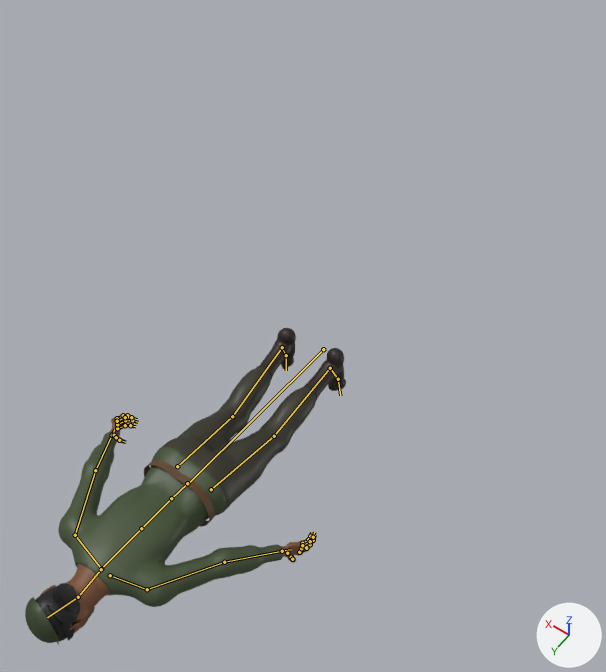
Renders of the glTF model assets/models/creatures/arms_dealer.glb from each side of a commit.
Before and after are seen from a 50 mm camera at (-1.31, 2.0, 3.24) aimed at (-0.02, 0.19, 0.39). Every picture has the same lights, and +X, +Y and +Z are marked at lower right. The older version comes first. Both versions are drawn at frame 19 of the action 'death'; the numbers are the values there. The bones that bend it are drawn over the model as lines.

The first picture shows 'arms_dealer'.
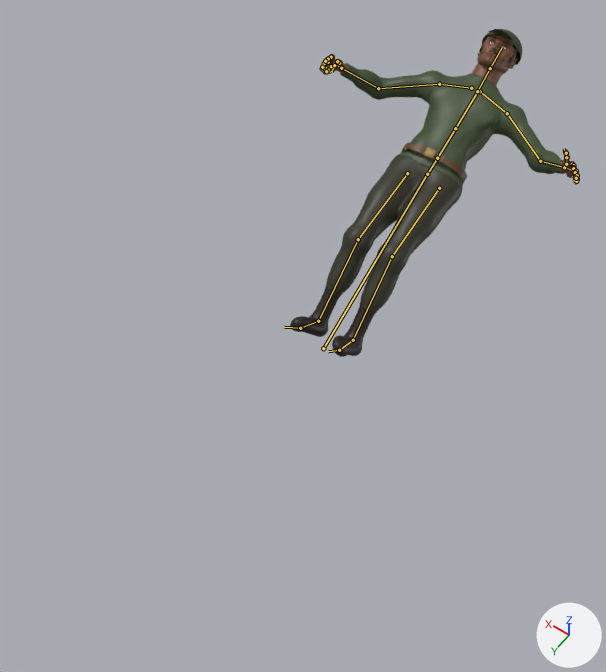
What the commit changed:
Bone 'root' (bone_root) moves from (0.0, 0.07, 0.0) to (0.0, 0.079, 0.0).
Bone 'root' (bone_root) turns from (82, 0, 0) to (-62, 0, 0) degrees about its own x, y and z.
Bone 'spine' (bone_spine) turns from (4, 0, 0) to (2, 0, 0) degrees about its own x, y and z.
Bone 'chest' (bone_chest) turns from (0, 0, 0) to (0, 4, 0) degrees about its own x, y and z.
Bone 'upper_arm.L' (bone_upper_arm_l) turns from (3, -2, -10) to (4, -6, 19) degrees about its own x, y and z.
Bone 'forearm.L' (bone_forearm_l) turns from (12, 0, 0) to (45, 0, 0) degrees about its own x, y and z.
Bone 'upper_arm.R' (bone_upper_arm_r) turns from (3, 2, 10) to (4, 6, -19) degrees about its own x, y and z.
Bone 'forearm.R' (bone_forearm_r) turns from (12, 0, 0) to (45, 0, 0) degrees about its own x, y and z.
Bone 'index.01.R' (bone_index_01_r) turns from (0, 0, 34) to (0, 0, 62) degrees about its own x, y and z.
Bone 'index.02.R' (bone_index_02_r) turns from (0, 0, 45) to (0, 0, 81) degrees about its own x, y and z.
Bone 'index.03.R' (bone_index_03_r) turns from (0, 0, 26) to (0, 0, 47) degrees about its own x, y and z.
Bone 'middle.01.R' (bone_middle_01_r) turns from (0, 0, 34) to (0, 0, 62) degrees about its own x, y and z.
Bone 'middle.02.R' (bone_middle_02_r) turns from (0, 0, 45) to (0, 0, 81) degrees about its own x, y and z.
Bone 'middle.03.R' (bone_middle_03_r) turns from (0, 0, 26) to (0, 0, 47) degrees about its own x, y and z.
Bone 'pinky.01.R' (bone_pinky_01_r) turns from (0, 0, 38) to (0, 0, 68) degrees about its own x, y and z.
Bone 'pinky.02.R' (bone_pinky_02_r) turns from (0, 0, 49) to (0, 0, 89) degrees about its own x, y and z.
Bone 'ring.01.R' (bone_ring_01_r) turns from (0, 0, 36) to (0, 0, 65) degrees about its own x, y and z.
Bone 'ring.02.R' (bone_ring_02_r) turns from (0, 0, 47) to (0, 0, 85) degrees about its own x, y and z.
Bone 'ring.03.R' (bone_ring_03_r) turns from (0, 0, 27) to (0, 0, 49) degrees about its own x, y and z.
Bone 'thumb.01.R' (bone_thumb_01_r) turns from (1, 0, 7) to (-9, 0, 33) degrees about its own x, y and z.
Bone 'thumb.02.R' (bone_thumb_02_r) turns from (2, 0, 15) to (-13, 0, 41) degrees about its own x, y and z.
Bone 'head' (bone_head) turns from (0, 0, 15) to (-4, 0, 0) degrees about its own x, y and z.
Bone 'thigh.L' (bone_thigh_l) turns from (8, 0, 0) to (12, 0, 0) degrees about its own x, y and z.
Bone 'shin.L' (bone_shin_l) turns from (-17, 0, 0) to (-23, 0, 0) degrees about its own x, y and z.
Bone 'thigh.R' (bone_thigh_r) turns from (12, 1, -5) to (12, 0, 0) degrees about its own x, y and z.
Bone 'shin.R' (bone_shin_r) turns from (-21, 0, 0) to (-23, 0, 0) degrees about its own x, y and z.

What differs and where, as boxes (x1, y1, x2, y2) in the pictures (606 x 672 px):
'arms_dealer', posed (10% narrower): before (25, 328, 346, 645); after (290, 29, 580, 357)
bone 'root', root to tip: before (323, 349) to (187, 484); after (323, 348) to (427, 173)
bone 'spine', root to tip: before (171, 498) to (141, 528); after (437, 158) to (455, 128)
bone 'chest', root to tip: before (141, 528) to (103, 567); after (455, 128) to (476, 93)
bone 'upper_arm.L', root to tip: before (147, 589) to (224, 562); after (507, 113) to (540, 161)
bone 'forearm.L', root to tip: before (224, 562) to (282, 551); after (540, 161) to (564, 167)
bone 'upper_arm.R', root to tip: before (75, 535) to (95, 470); after (439, 84) to (378, 88)
bone 'forearm.R', root to tip: before (95, 470) to (112, 435); after (378, 88) to (341, 68)
bone 'index.01.R', root to tip: before (117, 428) to (125, 425); after (331, 57) to (328, 62)
bone 'index.02.R', root to tip: before (125, 425) to (130, 425); after (328, 62) to (331, 66)
bone 'index.03.R', root to tip: before (130, 425) to (135, 426); after (331, 66) to (334, 68)
bone 'middle.01.R', root to tip: before (117, 424) to (125, 420); after (328, 59) to (324, 64)
bone 'middle.02.R', root to tip: before (125, 420) to (132, 420); after (324, 64) to (328, 70)
bone 'middle.03.R', root to tip: before (132, 420) to (138, 422); after (328, 70) to (332, 71)
bone 'pinky.01.R', root to tip: before (117, 418) to (123, 415); after (324, 63) to (322, 68)
bone 'pinky.02.R', root to tip: before (123, 415) to (127, 415); after (322, 68) to (325, 71)
bone 'ring.01.R', root to tip: before (117, 421) to (125, 417); after (325, 61) to (322, 67)
bone 'ring.02.R', root to tip: before (125, 417) to (131, 417); after (322, 67) to (326, 71)
bone 'ring.03.R', root to tip: before (131, 417) to (137, 419); after (326, 71) to (330, 72)
bone 'thumb.01.R', root to tip: before (114, 435) to (116, 437); after (339, 63) to (337, 61)
bone 'thumb.02.R', root to tip: before (116, 437) to (119, 440); after (337, 61) to (334, 65)
bone 'head', root to tip: before (78, 597) to (47, 617); after (490, 68) to (502, 47)
bone 'thigh.L', root to tip: before (211, 489) to (274, 436); after (439, 188) to (392, 256)
bone 'shin.L', root to tip: before (274, 436) to (330, 368); after (392, 256) to (353, 340)
bone 'thigh.R', root to tip: before (177, 466) to (232, 416); after (407, 173) to (358, 239)
bone 'shin.R', root to tip: before (232, 416) to (282, 347); after (358, 239) to (318, 321)
